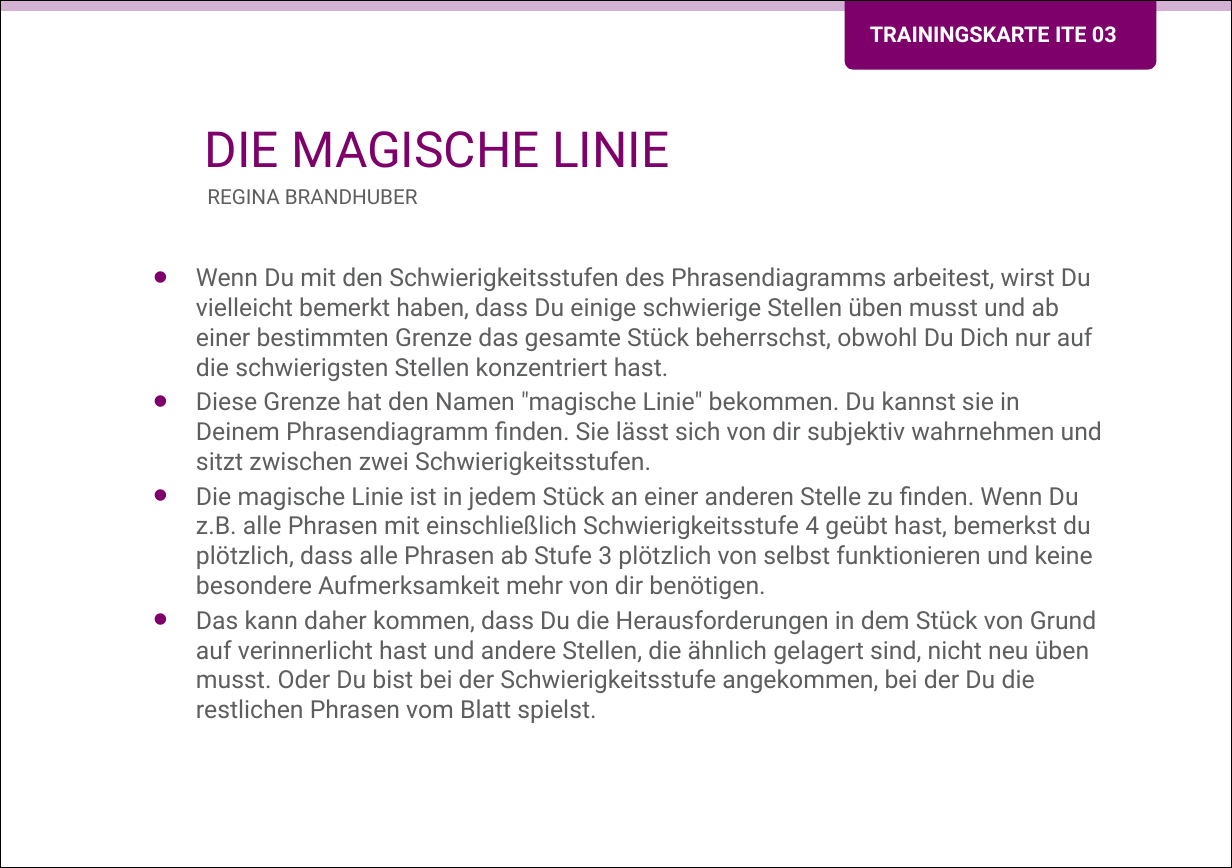
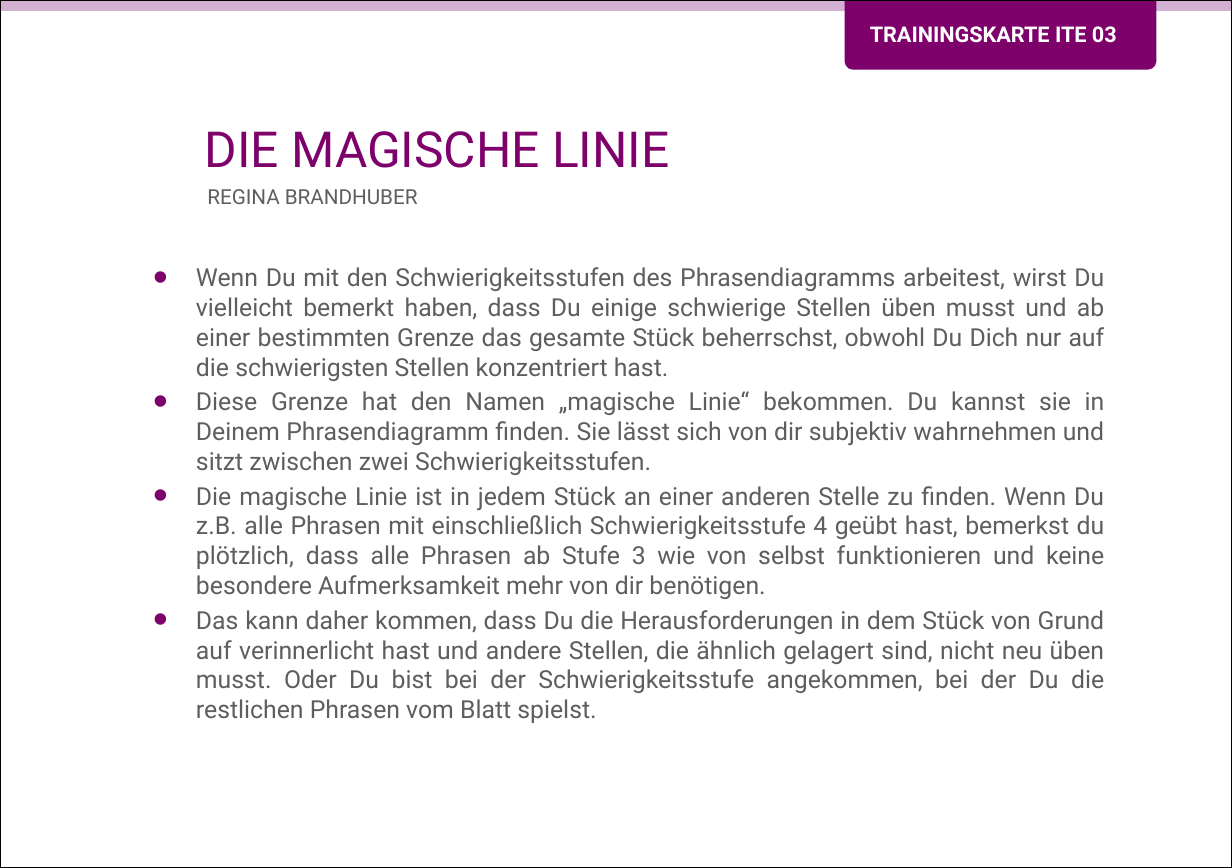
Before and after one commit to Teamtool/training-materials, a slide deck: slide 1 of training-cards/music moves/Iterative (ITE)/ger_ITE_03_Die_magische_Linie_MM_A.pptx. Drawn at 1232x868 pixels with LibreOffice and Linux fonts; fonts in the diff are those of the drawing; background and template pictures are left out. Boxes give left, top, right and bottom in pixels: in the first picture for what was removed or moved away, otherwise in the second. Text is boxed around its words. In the diff, an @@ line names an element or a change of style, - is before the commit and + after.

```diff
--- a/training-cards/music moves/Iterative (ITE)/ger_ITE_03_Die_magische_Linie_MM_A.pptx
+++ b/training-cards/music moves/Iterative (ITE)/ger_ITE_03_Die_magische_Linie_MM_A.pptx
@@ text at [196, 267, 1105, 723]: alignment left to justified @@
@@ text at [196, 391, 1105, 599]: text changed @@
-• Diese Grenze hat den Namen "magische Linie" bekommen. Du kannst sie in Deinem Phrasendiagramm finden. Sie lässt sich von dir subjektiv wahrnehmen und sitzt zwischen zwei Schwierigkeitsstufen.
-• Die magische Linie ist in jedem Stück an einer anderen Stelle zu finden. Wenn Du z.B. alle Phrasen mit einschließlich Schwierigkeitsstufe 4 geübt hast, bemerkst du plötzlich, dass alle Phrasen ab Stufe 3 plötzlich von selbst funktionieren und keine besondere Aufmerksamkeit mehr von dir benötigen.
+• Diese Grenze hat den Namen „magische Linie“ bekommen. Du kannst sie in Deinem Phrasendiagramm finden. Sie lässt sich von dir subjektiv wahrnehmen und sitzt zwischen zwei Schwierigkeitsstufen.
+• Die magische Linie ist in jedem Stück an einer anderen Stelle zu finden. Wenn Du z.B. alle Phrasen mit einschließlich Schwierigkeitsstufe 4 geübt hast, bemerkst du plötzlich, dass alle Phrasen ab Stufe 3 wie von selbst funktionieren und keine besondere Aufmerksamkeit mehr von dir benötigen.
```
Also in this commit, not shown: 1 other slide changed, 1 other file.
